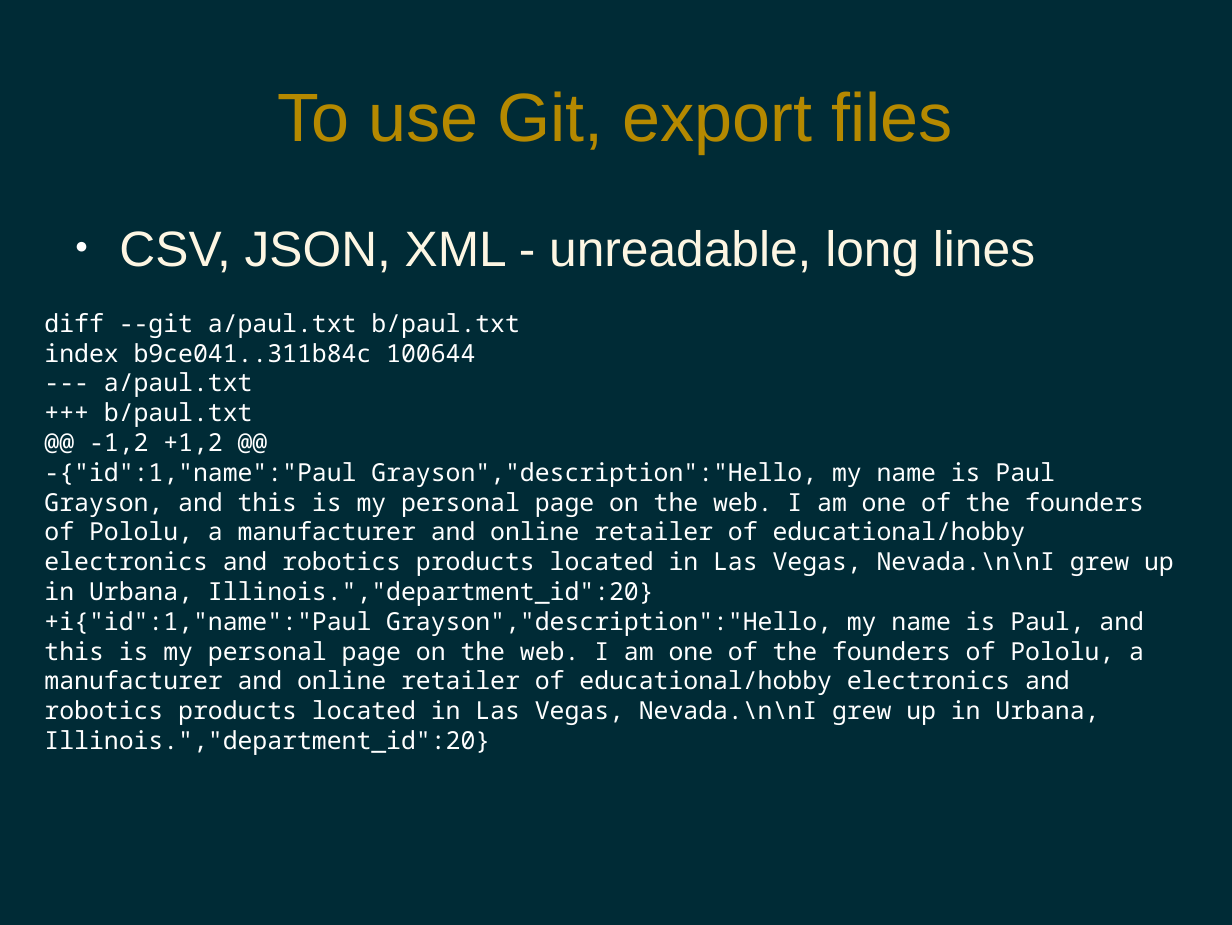
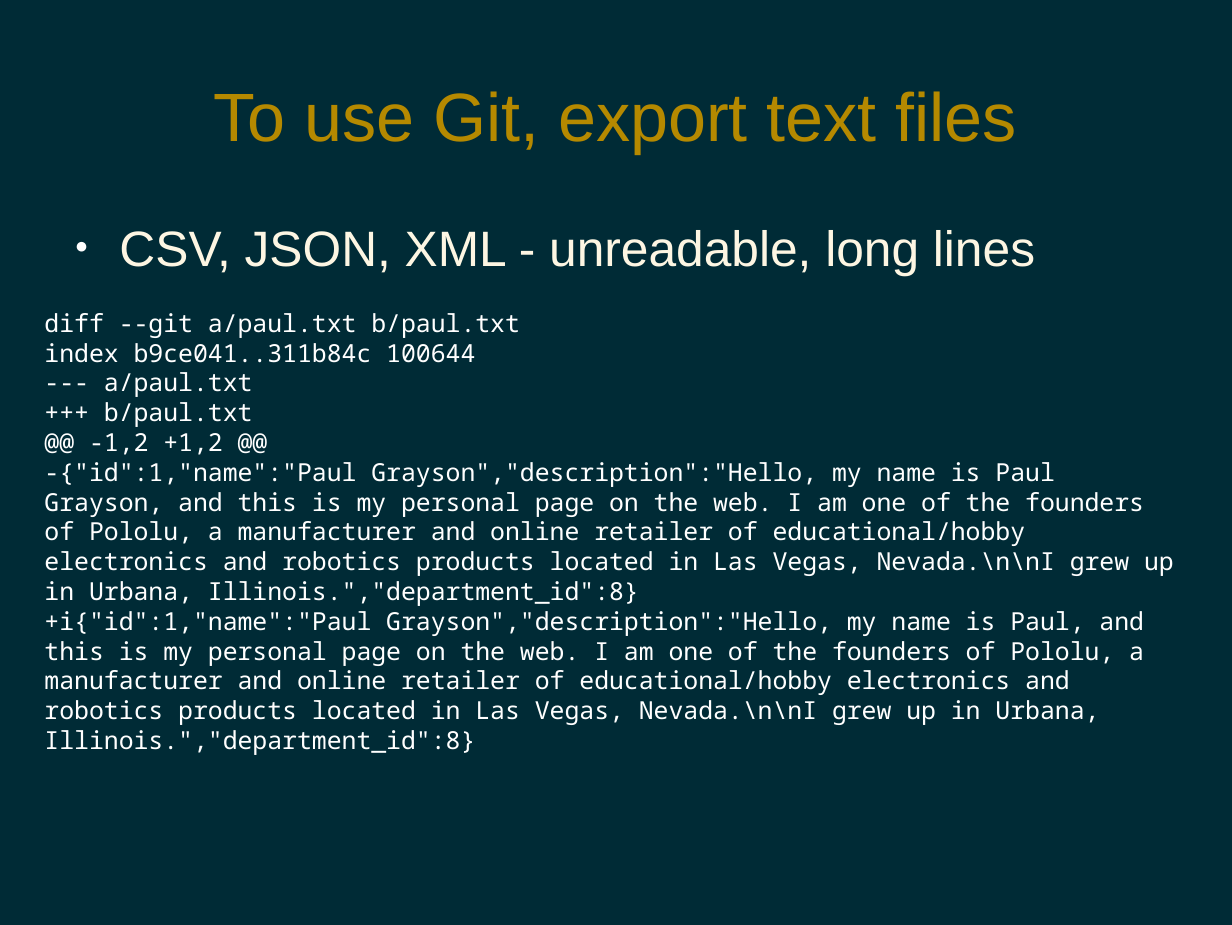
Before and after one commit to pdg137/tracking-pres, a slide deck: slide 4 of tracking.odp. Drawn at 1232x925 pixels with LibreOffice and Linux fonts; fonts in the diff are those of the drawing. Boxes give left, top, right and bottom in pixels: in the first picture for what was removed or moved away, otherwise in the second. Text is boxed around its words. In the diff, an @@ line names an element or a change of style, - is before the commit and + after.

```diff
--- a/tracking.odp
+++ b/tracking.odp
@@ title at (213, 91, 1017, 154): text changed @@
-To use Git, export files
+To use Git, export text files
@@ text at (44, 462, 1174, 755): text changed @@
--{"id":1,"name":"Paul Grayson","description":"Hello, my name is Paul Grayson, and this is my personal page on the web. I am one of the founders of Pololu, a manufacturer and online retailer of educational/hobby electronics and robotics products located in Las Vegas, Nevada.\n\nI grew up in Urbana, Illinois.","department_id":20}
-+i{"id":1,"name":"Paul Grayson","description":"Hello, my name is Paul, and this is my personal page on the web. I am one of the founders of Pololu, a manufacturer and online retailer of educational/hobby electronics and robotics products located in Las Vegas, Nevada.\n\nI grew up in Urbana, Illinois.","department_id":20}
+-{"id":1,"name":"Paul Grayson","description":"Hello, my name is Paul Grayson, and this is my personal page on the web. I am one of the founders of Pololu, a manufacturer and online retailer of educational/hobby electronics and robotics products located in Las Vegas, Nevada.\n\nI grew up in Urbana, Illinois.","department_id":8}
++i{"id":1,"name":"Paul Grayson","description":"Hello, my name is Paul, and this is my personal page on the web. I am one of the founders of Pololu, a manufacturer and online retailer of educational/hobby electronics and robotics products located in Las Vegas, Nevada.\n\nI grew up in Urbana, Illinois.","department_id":8}
```
Also in this commit, not shown: 2 other slides changed, 2 slides added.
